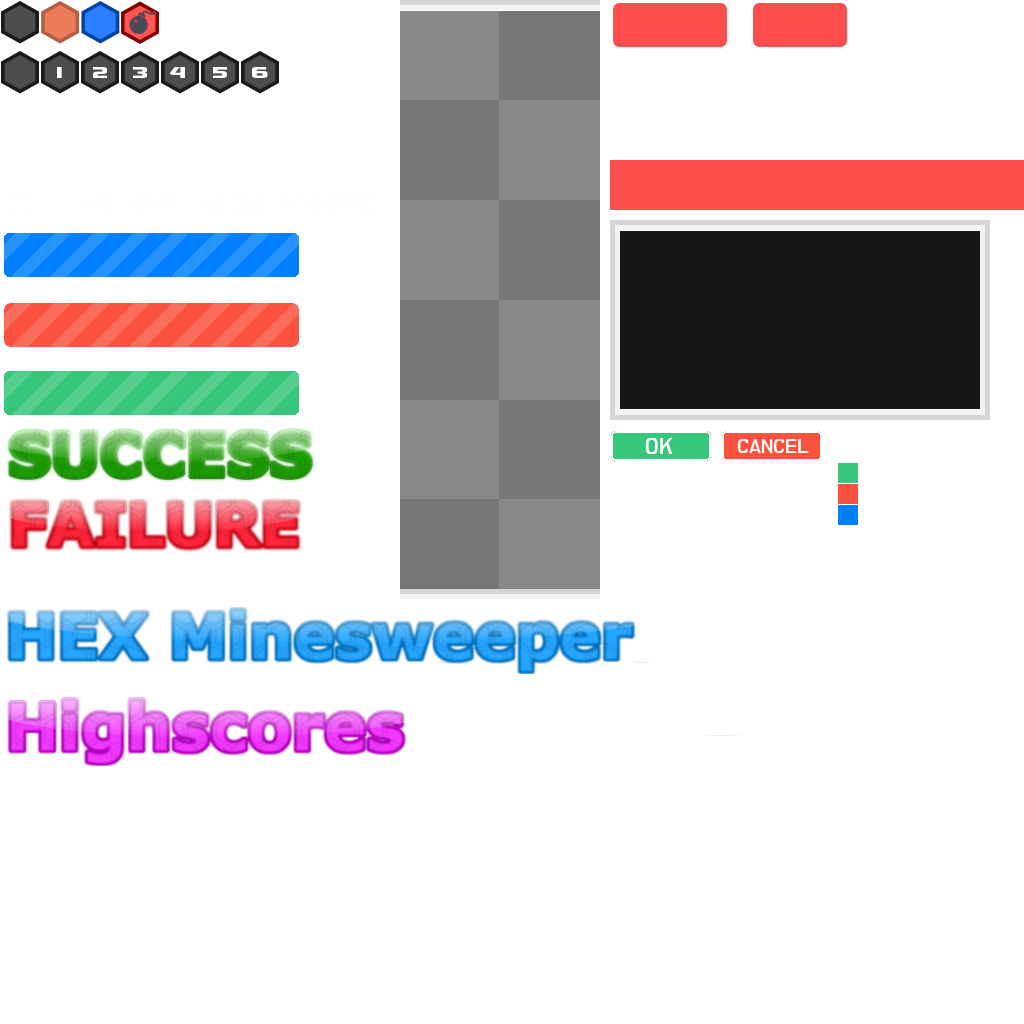
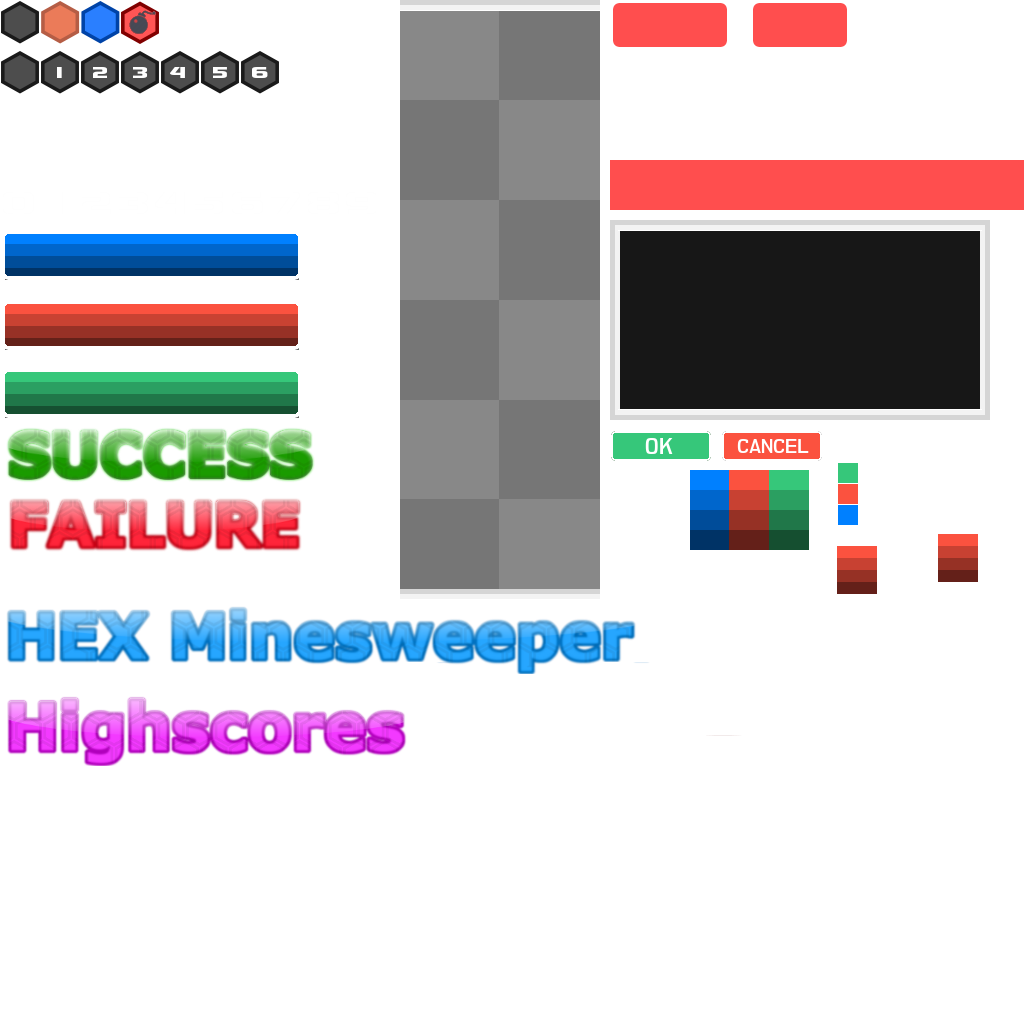
Layer changes from the first 1024 × 1024 image to the second:
hid "Ebene #9" over bbox(4, 233, 299, 418)
painted on "Ebene #6" over bbox(5, 234, 298, 414)
hid "Ebene", moved it above "Ebene #14", painted on it over bbox(4, 233, 299, 418)
added layer "Ebene #14" (20%) above "Ebene #4" over bbox(5, 244, 298, 394)
"Ebene #4": opacity 100% → 40%, painted on it over bbox(5, 256, 299, 418)
"Ebene #3": opacity 100% → 60%, painted on it over bbox(5, 268, 299, 418)
moved "Ebene #7" above "Ebene #5" over bbox(4, 233, 299, 415)
moved "Ebene #5" above "Ebene #8", painted on it over bbox(690, 470, 978, 594)
